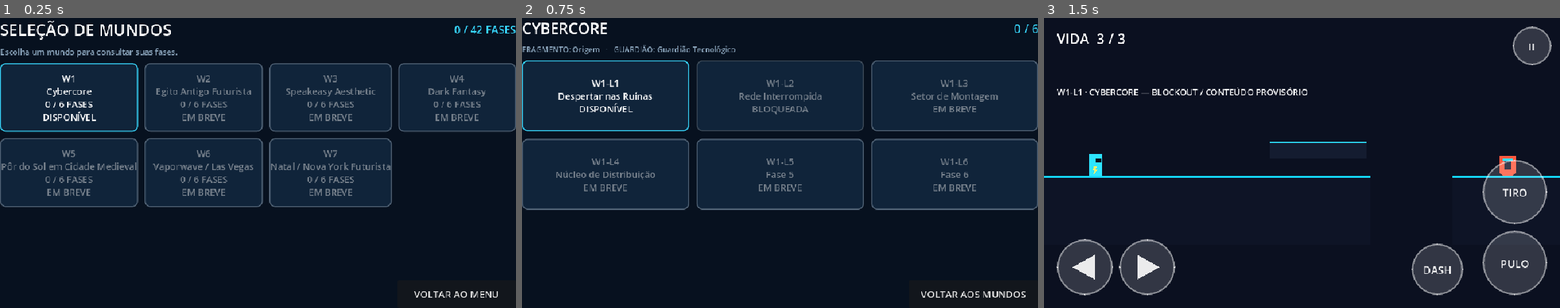
Above: before the commit, frames 1-3 (left to right).
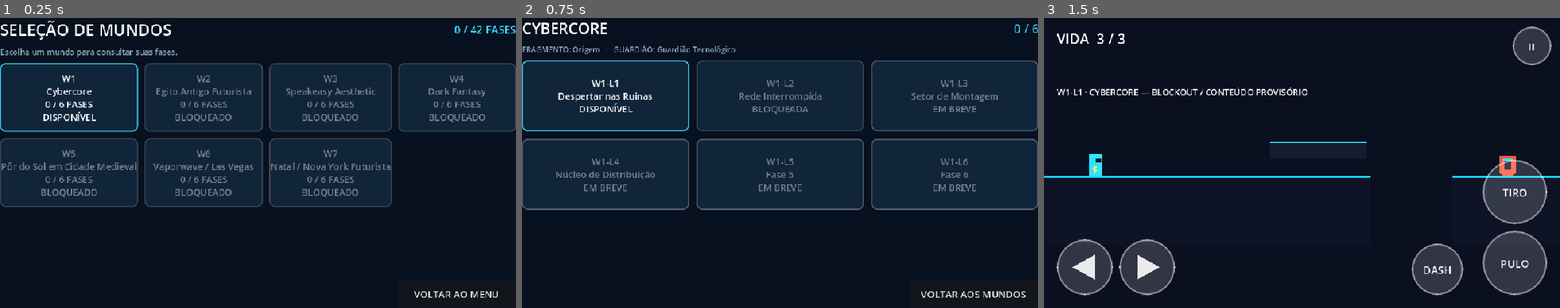
Above: after the commit, the same moments.

Repository: jyanzy19-yml/new-bolt-aventura
Game: Godot game, scene res://scenes/ui/phase_selection.tscn
The game is run twice, just before and just after one commit, with the same random seed, the same clock (stepped at 60 frames per second) and the same inputs. This scene is started directly instead of the project's main scene.
Inputs:
- Up to frame 1 (0.25 s): no input
- Up to frame 2 (0.75 s): click "W1 Cybercore 0 / 6 FASES DISP…" at 0.5 s
- Up to frame 3 (1.5 s): click "W1-L1 Despertar nas Ruínas DI…" at 1.25 s

The runs differ from the first frame. In frame 1, 1.7% of the frame differs, in the area x 0-100%, y 15-66%; in frame 2, nothing differs; in frame 3, nothing differs.

Commit message:
fix(campaign): prioritize world progression lock before scene availability

Diff:
--- a/scripts/campaign/campaign_catalog.gd
+++ b/scripts/campaign/campaign_catalog.gd
@@ -111,13 +111,13 @@
 static func get_world_state(world_index: int, completed_level_ids: Array, first_phase_scene_exists: bool) -> String:
 	if world_index < 0 or world_index >= get_world_count():
 		return "locked"
+	if get_world_completed_count(world_index, completed_level_ids) == get_phase_count_per_world():
+		return "completed"
+	if not is_world_unlocked(world_index, completed_level_ids):
+		return "locked"
 	if not first_phase_scene_exists:
 		return "coming_soon"
-	if get_world_completed_count(world_index, completed_level_ids) == get_phase_count_per_world():
-		return "completed"
-	if is_world_unlocked(world_index, completed_level_ids):
-		return "available"
-	return "locked"
+	return "available"
 
 static func get_total_completed_count(completed_level_ids: Array) -> int:
 	var count: int = 0
